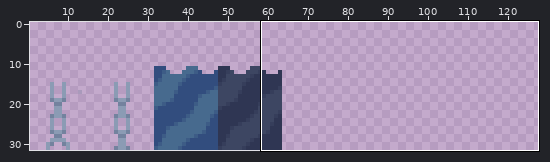
Two states of a sprite sheet, assets/sprites/tileset/background.png. Above, an overview of the earlier version with the close-up marked.
Close-up. As it was:
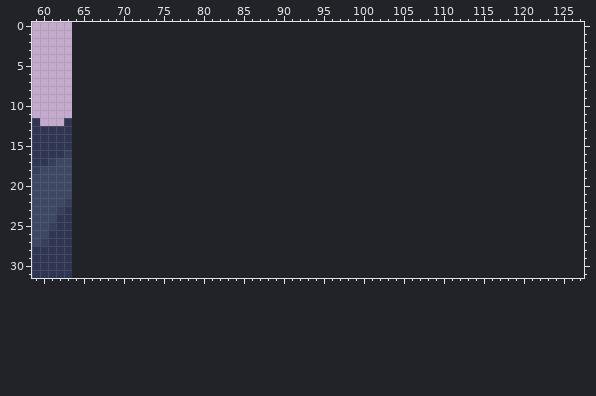
The file is 64x32 pixels. Shown: x 59..127, y 0..31. The old version is drawn lined up with the new one, on the new canvas. The wide view leaves out empty margins.
New version:
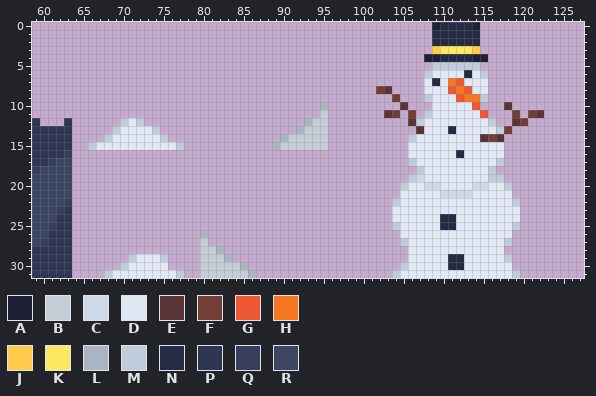
Palette (. is transparent): A #1f2035  B #c6cdd7  C #d0d9e7  D #e0e8f3  E #5a3436  F #743f39  G #ee5933  H #f77622  J #fecb4b  K #fee761  L #aab4c3  M #c0cbdc  N #262b44  P #2f3653  Q #363e5b  R #3d4662
Changes in this commit:
canvas 64x32 -> 128x32
The author put colour A in row 0 at x 109 and 114; in row 4 at x 108 to 109 and 114 to 115.
The author put colour B in row 11 at x 95; in row 12 at x 94 to 95; in row 13 at x 93 to 95; in row 14 at x 91 to 95; in row 15 at x 90 to 95; in row 27 at x 80.
The author put colour B in row 28 at x 80 to 81; in row 29 at x 80 to 82; in row 30 at x 80 to 84; in row 31 at x 80 to 85.
The author put colour C in row 19 at x 107; in row 20 at x 108 to 109 and 114 to 115; in row 21 at x 110 to 113.
The author put colour D in row 6 at x 109 to 112 and 114; in row 7 at x 108, 110 and 113 to 115; in row 8 at x 108 to 110 and 114 to 115; in row 9 at x 109 to 111; in row 10 at x 109 to 113; in row 11 at x 109 to 114.
The author put colour D in row 12 at x 71 and 108 to 115; in row 13 at x 70 to 73, 108 to 110 and 112 to 116; in row 14 at x 69 to 74 and 107 to 114; in row 15 at x 67 to 76 and 106 to 117; in row 16 at x 106 to 111 and 113 to 117; in row 17 at x 107 to 116.
The author put colour D in rows 18 to 19 at x 108 to 115; in row 20 at x 106 to 107, 110 to 113 and 116 to 117; in row 21 at x 105 to 109 and 114 to 118; in row 22 at x 105 to 118; in row 23 at x 104 to 119; in row 24 at x 104 to 109 and 112 to 119.
The author put colour D in row 25 at x 105 to 109 and 112 to 118; in row 26 at x 105 to 118; in rows 27 to 28 at x 106 to 117; in row 29 at x 72 to 74, 106 to 110 and 113 to 117; in row 30 at x 71 to 75, 106 to 110 and 113 to 118; in row 31 at x 69 to 76 and 105 to 118.
The author put colour E in row 8 at x 103; in row 10 at x 105 and 118; in row 11 at x 103 and 122; in row 12 at x 106 and 119; in row 13 at x 107; in row 14 at x 115 and 117.
The author put colour F in row 8 at x 102; in row 9 at x 104; in row 11 at x 104, 106, 119 and 121; in row 12 at x 120; in row 13 at x 118; in row 14 at x 116.
The author put colour G in row 7 at x 112; in row 8 at x 111 and 113; in row 9 at x 112; in row 10 at x 114; in row 11 at x 115.
The author put colour H in row 7 at x 111; in row 8 at x 112; in row 9 at x 113 to 114.
The author put colour J in row 3 at x 109 and 114.
The author put colour K in row 3 at x 110 to 113.
The author put colour L in row 10 at x 95; in row 12 at x 93; in row 13 at x 92; in row 14 at x 90; in row 15 at x 89; in row 26 at x 80.
The author put colour L in row 28 at x 82; in row 29 at x 83; in row 30 at x 85; in row 31 at x 86.
The author put colour M in row 5 at x 109 to 114; in row 6 at x 108 and 115; in row 9 at x 108 and 115; in row 11 at x 108; in row 12 at x 70, 72, 107 and 116; in row 13 at x 69, 74 and 117.
The author put colour M in row 14 at x 68, 75 and 106; in row 15 at x 66 and 77; in row 17 at x 106 and 117; in row 18 at x 107 and 116; in row 19 at x 106 and 116 to 117; in row 20 at x 105 and 118.
The author put colour M in row 22 at x 104 and 119; in row 25 at x 104 and 119; in row 27 at x 105 and 118; in row 29 at x 71, 75 and 118; in row 30 at x 70 and 105; in row 31 at x 68, 77, 104 and 119.
The author put colour N in row 0 at x 110 to 113; in rows 1 to 2 at x 109 to 114; in row 4 at x 110 to 113; in row 6 at x 113; in row 7 at x 109; in row 13 at x 111.
The author put colour N in row 16 at x 112; in rows 24 to 25 at x 110 to 111; in rows 29 to 30 at x 111 to 112.
Boxes around the changes in both close-ups, in picture pixels (x1, y1, x2, y2):
added: (376, 22, 544, 278)
added: (272, 102, 328, 150)
added: (88, 118, 184, 150)
added: (104, 230, 256, 278)
